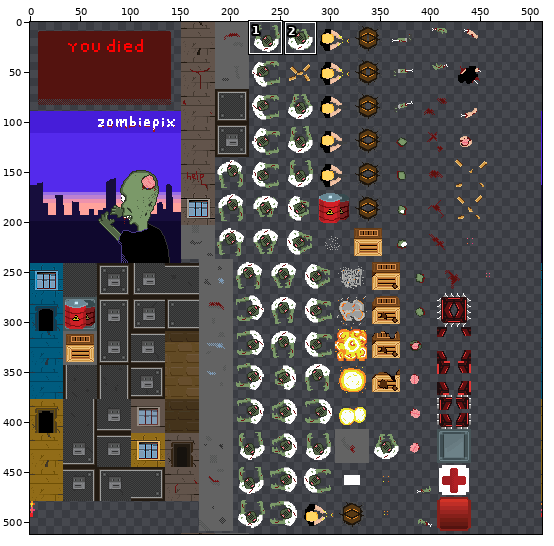
Two versions of one sprite sheet, assets/sprites/sprites.png. Above: a wide view before the commit, with the close-up outlined.
Close-up. Earlier state:
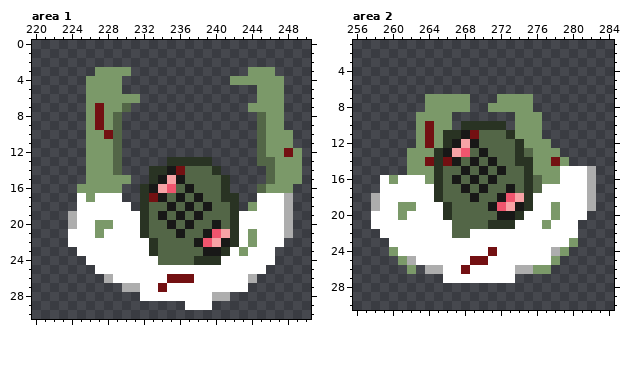
The file is 512x512 pixels. Colours within 5 levels of each other are drawn and written as one. Shown: area 1: x 220..250, y 0..30; area 2: x 256..284, y 1..30. The commit also changed other parts of the picture, which this record leaves out.
After the commit:
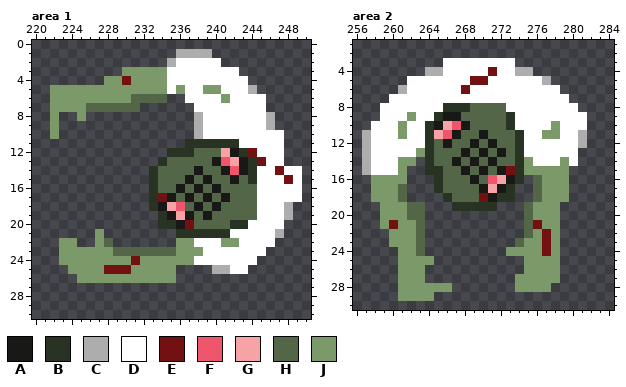
Palette (. is transparent): A #181817  B #293323  C #adadad  D #ffffff  E #731012  F #f0556e  G #f7a3a6  H #536647  J #7b9969
Difference:
Area 1:
y 1: x 236..239 .... -> CCCC
y 2: x 235..240 ...... -> CDDDDD
y 3: x 227..229 JJJ -> ...; x 231..242 ............ -> JJJJDDDDDDDD; x 244..246 JJJ -> ...
y 4: x 226..227 JJ -> ..; x 230..247 ............JJJJJJ -> EJJJJDDDDDDDDD....
y 5: x 222..225 .... -> JJJJ; x 230..247 ...............JJJ -> JJJJJDJDDJJDDDC...
y 6: x 222..225 .... -> JJJJ; x 231..234 J... -> HHHH; x 237..247 ........JJJ -> DDDDJDDDD..
y 7: x 222..229 ....JEJJ -> JJJJHHHH; x 231 . -> H; x 238..247 ......JJJJ -> DDDDDDDD..
y 8: x 222 . -> J; x 225..229 .JEJH -> J....; x 238..247 .......HJJ -> CDDDDDDDC.
y 9: x 222 . -> J; x 226..229 JEJH -> ....; x 238..247 .......HJJ -> CDDDDDDDC.
y 10: x 222 . -> J; x 226..229 JJEH -> ....; x 238..248 .......HJJJ -> CDDDDDDDDD.
y 11: x 226..229 JJJH -> ....; x 237..248 ........HJJJ -> BBBBBBDDDDD.
y 12: x 226..229 JJJH -> ....; x 235..249 ..........HJJEJ -> BBBHHHGABEDDD..
y 13: x 226..229 JJJH -> ....; x 234..249 .BBBBB.....HHJJJ -> BHHHHHAFGABEDD..
y 14: x 226..229 JJJH -> ....; x 234..236 BAE -> HHH; x 238 H -> A; x 240..249 B.....HJJJ -> HAFABDDEDD
y 15: x 226..230 JJJJJ -> .....; x 234..237 AGAH -> HHHA; x 239 H -> A; x 241..249 B....HJJJ -> HAHBDDDED
y 16: x 225..229 JJJJJ -> .....; x 232..238 BAGFHAH -> .BHHAHA; x 240..249 HB...HJJJ. -> AHHHHDDDDD
y 17: x 225..229 DJDDD -> .....; x 232..239 BEAHAHAH -> .BEAHAHA; x 241..244 BB.. -> AHHH; x 248..249 C. -> DD
y 18: x 225..230 DDDDDD -> ......; x 232..240 BHHAHAHAH -> .BAGFHAHA; x 242..244 B.J -> HHH
y 19: x 224..239 CDDDDDDDBHAHAHAH -> ..........BAGAHA; x 242..244 BDD -> HHH
y 20: x 224..237 CDDJJDDDBHHAHA -> ..........BBAE; x 240 A -> H; x 243 D -> B; x 248 C -> .
y 21: x 224..226 DDD -> ...; x 228..242 DDDDBHHHAHHAFGB -> ........BBBBBBD; x 244 J -> D; x 247..248 DC -> C.
y 22: x 223..242 .DDDDDDDDDBHHHHAFGAB -> JJ..JH.......JJDDDJJ; x 244 J -> D; x 247 D -> .
y 23: x 223..233 ..DDDDDDDDB -> JJJJJJHHHHH; x 236..241 HHHAAB -> JJJDDD; x 243 J -> D; x 246 D -> .
y 24: x 223..240 ...DDDDDDDDHHHHBBB -> JJJJJJJJEJJJJJJDDD; x 245..246 DD -> ..
y 25: x 224..241 ...DDDDDDDDDDDDDDD -> JJJJEEEJJJJJ....CC; x 244..245 DD -> ..
y 26: x 225..244 ...CDDDDDDEEEDDDDDDC -> JJJJJJJJJJJ.........
y 27: x 230..243 CCDDEDDDDDDDDD -> ..............
y 28: x 232..241 DDDDDDDDCC -> ..........
y 29: x 237..239 DDD -> ...
Area 2:
y 3: x 266..273 ........ -> DDDDDDDD
y 4: x 264..275 ............ -> CCDDDDDEDDCC
y 5: x 262..277 ................ -> DDDDDDDEEDDDDDDC
y 6: x 261..278 .................. -> CDDDDDDEDDDDDDDDDD
y 7: x 260..279 ....JJJJJ...JJJJ.... -> DDDDDDDDDDDDDDDDDDDD
y 8: x 259..280 .....JJJJJ..JJJJJ..... -> DDDDDDDBBBHHHHDDDDDDDD
y 9: x 259..281 ....JJJJ.......JJJ..... -> DDDJDDBAAHHHHHBDDDDDDDD
y 10: x 258..281 .....JEJJ.BBBBB.JJJ..... -> DDDJDDBAGFAHHHHBDDDDJDDD
y 11: x 257..270 ......JEJBBAEH -> CDDDJDDBGFAHHA; x 273..281 BJJJ..... -> HBDDJJDDC
y 12: x 257..268 ......JEJBAG -> CDDDDDDBHAHH; x 271 H -> A; x 275..281 JJJ.... -> DDDDDDC
y 13: x 257..262 .....J -> CDDDDD; x 264..268 JBAGF -> BHHHA; x 272 H -> A; x 275..280 HJJJ.. -> DDDDDD
y 14: x 257..261 ..... -> CDDDJ; x 263..266 JEBE -> .BHH; x 275..278 BJJE -> JDDD; x 280 . -> D
y 15: x 257..264 .....JJJ -> CDDDJ..B; x 273..275 HHB -> EBJ; x 279..282 DDDC -> J...
y 16: x 258..259 .D -> JJ; x 261..264 DDDJ -> J...; x 267 A -> H; x 271..275 AHHHB -> FGAB.; x 279..282 DDDC -> J...
y 17: x 258..264 .DDDDDD -> JJJH...; x 268 A -> H; x 271..275 HHAHB -> GAB..; x 277..282 DDDDDC -> JJJ...
y 18: x 258..266 CDDDDDDBH -> JJJH....B; x 269..282 AHHAFGBDDDDDDC -> HEABB..HJJJ...
y 19: x 258..260 CDD -> .JJ; x 262..277 JDDDBHHHHAFGABDD -> HH...BBBBB...HJJ; x 279..282 DDDC -> ....
y 20: x 258..260 DDD -> .JJ; x 262..277 DDDDBHHHHHAABDDD -> HH...........HJJ; x 279..281 DDD -> ...
y 21: x 258..276 DDDDDDDDDHHHHBBBDDD -> .JEJJH...........HE; x 278..280 DDD -> J..
y 22: x 259..280 DDDDDDDDHHDDDDDDDDDDDD -> .JJJH...........HJEJ..
y 23: x 260..280 DDDDDDDDDDDDDDDDDDDDJ -> JJJH..........HJJEJ..
y 24: x 260..279 JDDDDDDDDDDEDDDDDDCJ -> .JJH.........JJJJEJ.
y 25: x 262..277 CDDDDDDEEDDDDDDD -> JJJ..........JJJ
y 26: x 261 . -> J; x 263..275 .CCDDEDDDDDCC -> J...........J; x 278 . -> J
y 27: x 261..263 ... -> JJJ; x 266..278 DDDDDDDD..... -> ........JJJJJ
y 28: x 261..266 ...... -> JJJJJJ; x 274..277 .... -> JJJJ
y 29: x 261..264 .... -> JJJJ
